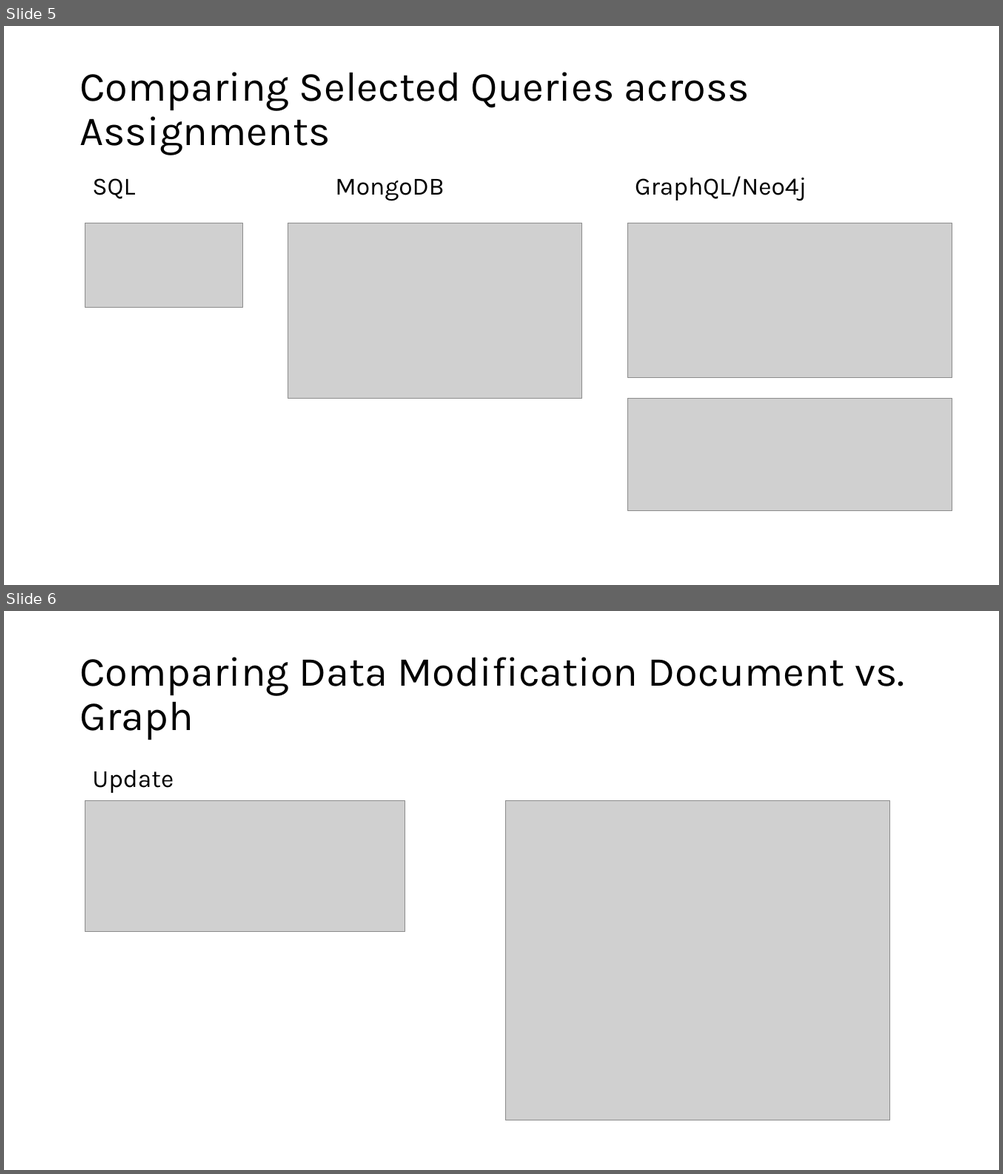
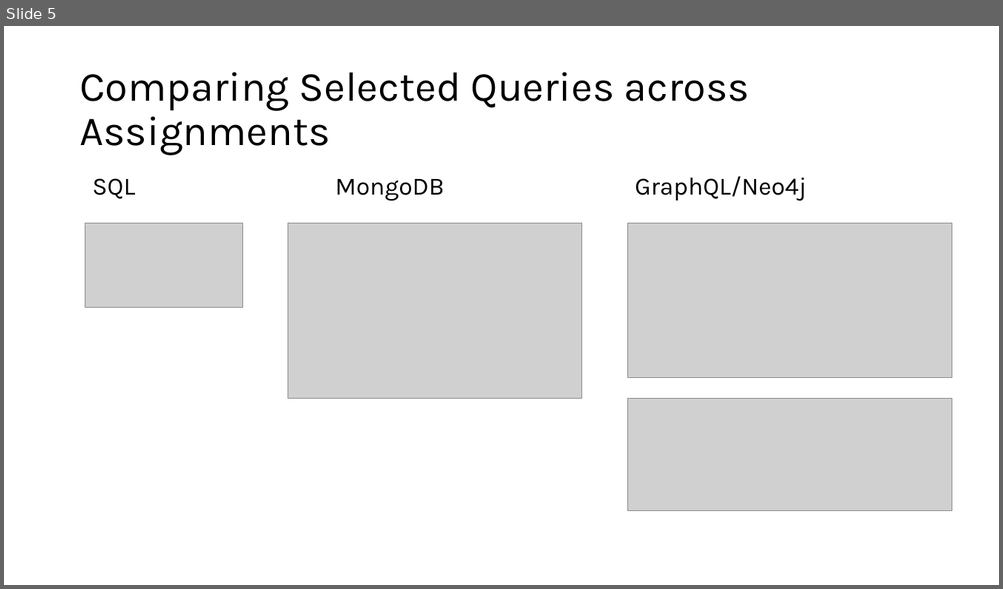
Before and after one commit to Reblayzer/NSQ, a slide deck: Sessions/Exam Question 4.pptx. Shown one above the other, each under a label of ours: slides 5 and 6 before the commit, slide 5 after it. The pictures are 1003x1174 and 1003x589 pixels, drawn with LibreOffice and Linux fonts; fonts in the diff are those of the drawing; grey boxes stand for pictures. Boxes give left, top, right and bottom in pixels: in the first picture for what was removed or moved away, otherwise in the second. Text is boxed around its words. In the diff, an @@ line names an element or a change of style, - is before the commit and + after.

```diff
--- a/Sessions/Exam Question 4.pptx
+++ b/Sessions/Exam Question 4.pptx
@@ slide 6 removed at [4, 611, 999, 1170], background #FFFFFF @@
@@ title removed at [79, 657, 904, 740] @@
-Comparing Data Modification Document vs. Graph
@@ text removed at [92, 770, 173, 793] @@
-Update
@@ picture removed at [85, 800, 404, 932] @@
@@ picture removed at [506, 800, 891, 1121] @@
```
Also in this commit, not shown: 6 other slides removed, 14 other files.
